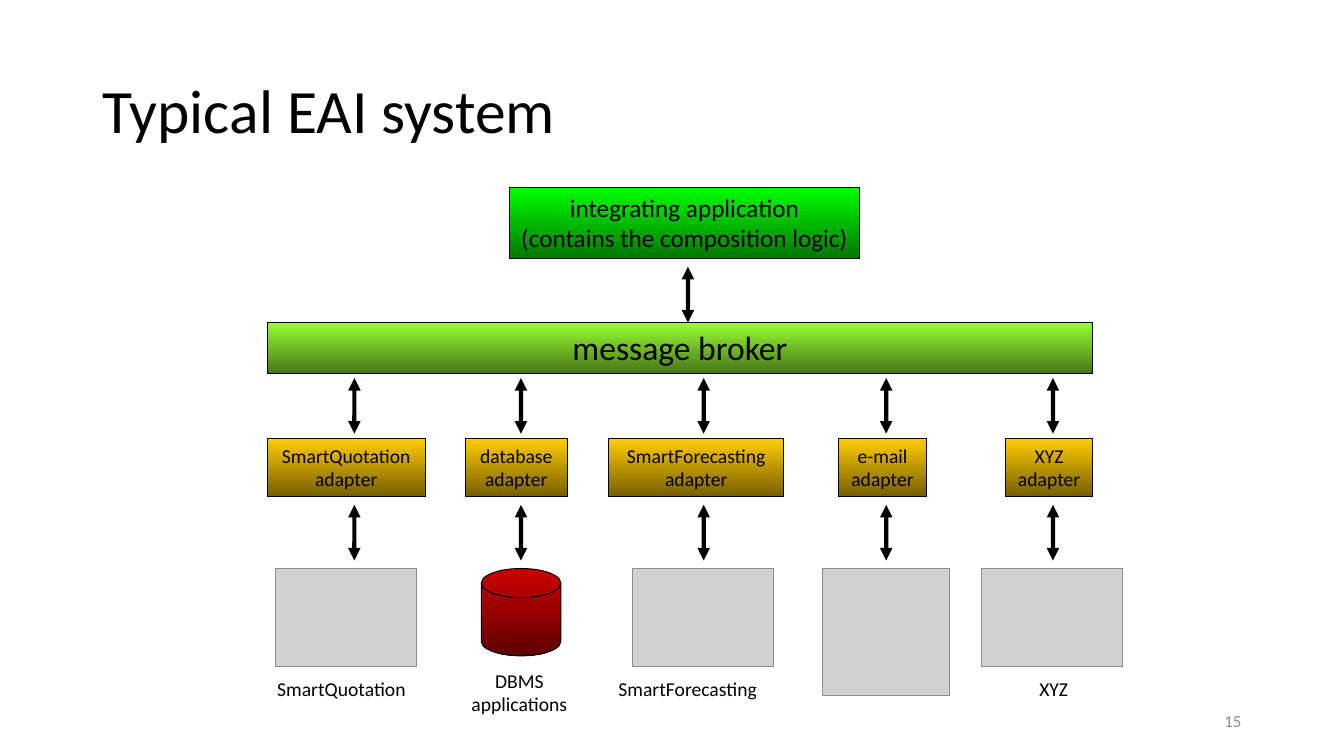
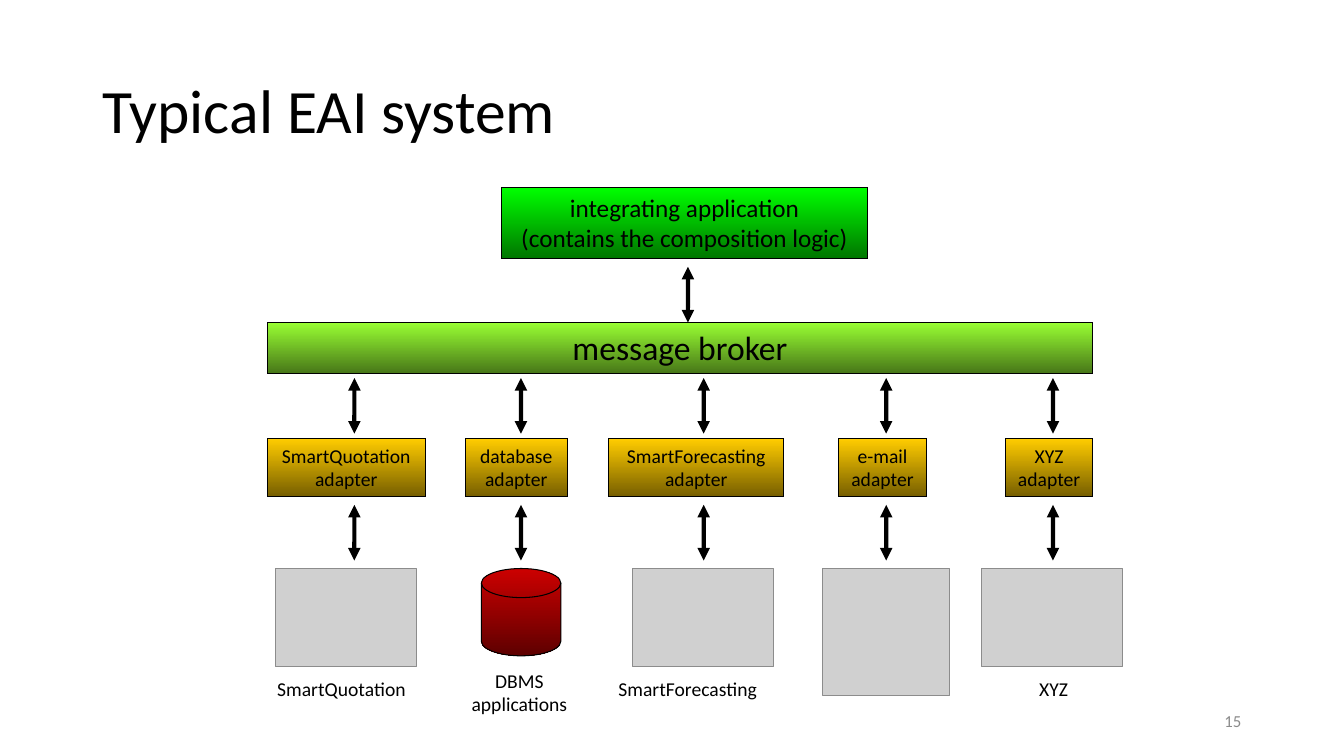
Before and after one commit to malenezi/malenezi, a slide deck: slide 15 of SE495/Lectures/2-Enterprise Application Architecture (EAI)/Enterprise Application Architecture (EAI).pptx. Drawn at 1344x756 pixels with LibreOffice and Linux fonts; fonts in the diff are those of the drawing; grey boxes stand for pictures. Boxes give left, top, right and bottom in pixels: in the first picture for what was removed or moved away, otherwise in the second. Text is boxed around its words. In the diff, an @@ line names an element or a change of style, - is before the commit and + after.

```diff
--- a/SE495/Lectures/2-Enterprise Application Architecture (EAI)/Enterprise Application Architecture (EAI).pptx
+++ b/SE495/Lectures/2-Enterprise Application Architecture (EAI)/Enterprise Application Architecture (EAI).pptx
@@ rectangle "integrating application": place and size @@
-rectangle "integrating application" at bbox=[509, 188, 860, 259]
+rectangle "integrating application" at bbox=[501, 188, 867, 259]
```
Also in this commit, not shown: 1 other slide changed, 6 other files.
